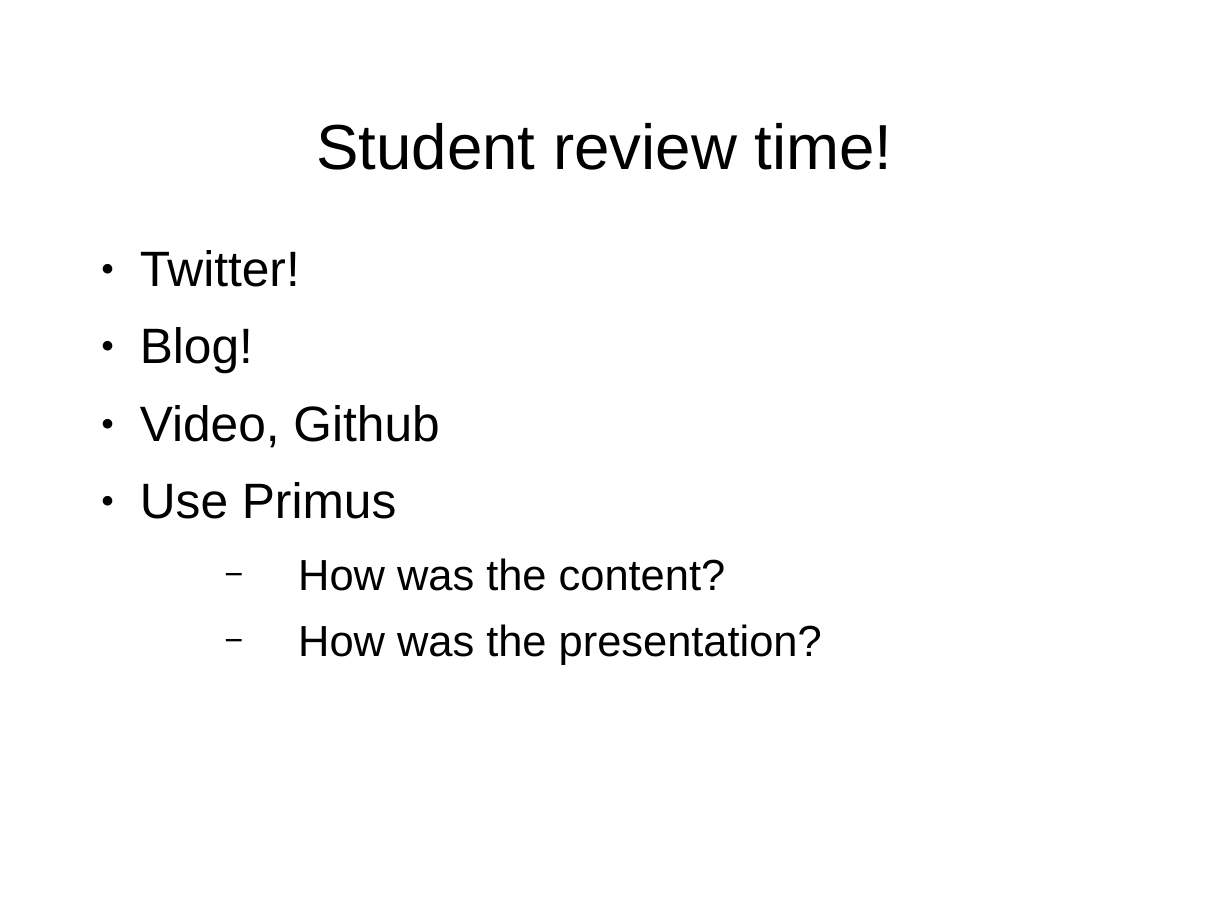
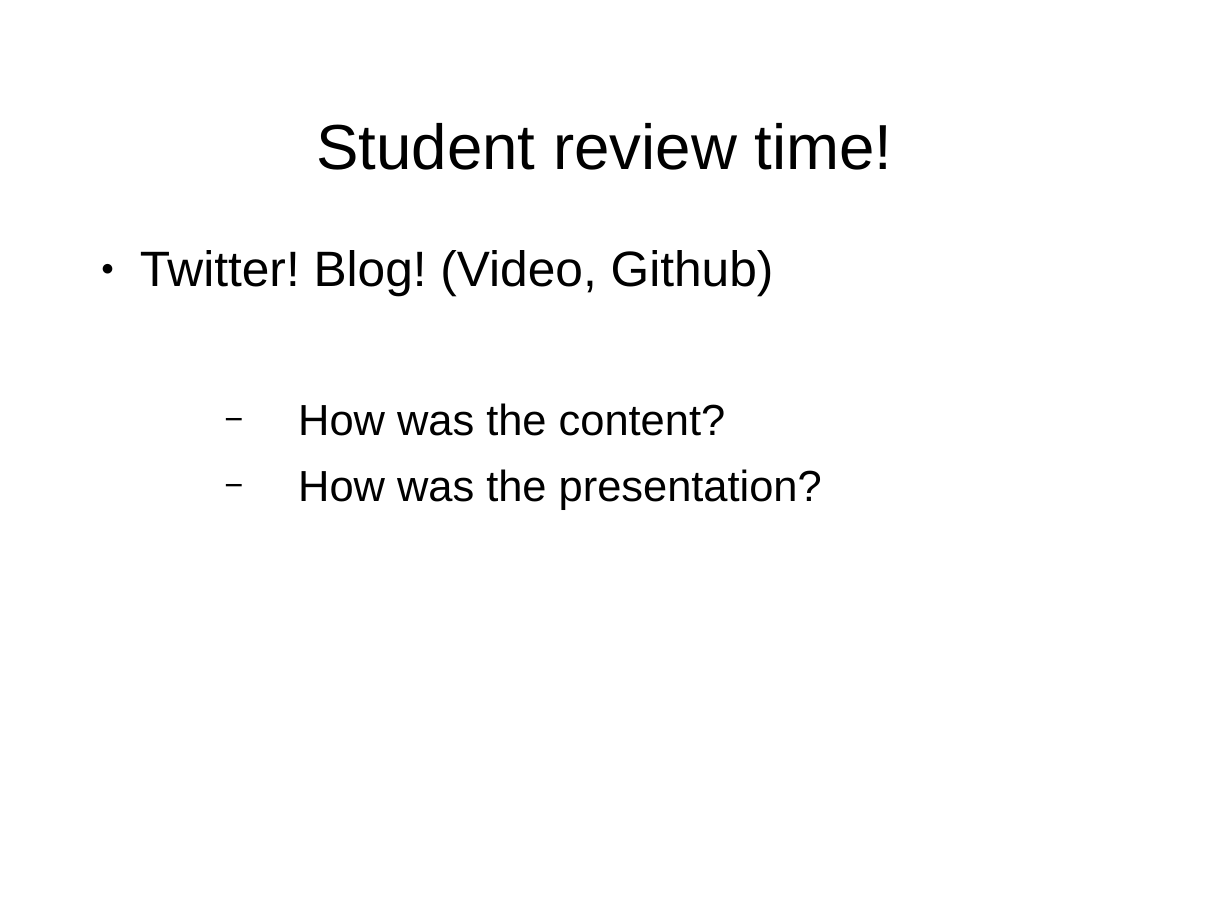
Before and after one commit to puppetMaster3/bikeSheding, a slide deck: slide 29 of training/2of2.ppt (slide 27 before the commit). Drawn at 1232x924 pixels with LibreOffice and Linux fonts; fonts in the diff are those of the drawing; background and template pictures are left out. Boxes give left, top, right and bottom in pixels: in the first picture for what was removed or moved away, otherwise in the second. Text is boxed around its words. In the diff, an @@ line names an element or a change of style, - is before the commit and + after.

```diff
--- a/training/2of2.ppt
+++ b/training/2of2.ppt
@@ text at [140, 250, 774, 295]: text changed @@
-● Twitter!
-● Blog!
-● Video, Github
-● Use Primus
+● Twitter! Blog! (Video, Github)
```
Also in this commit, not shown: 5 other slides changed, 2 slides added, 1 other file.
